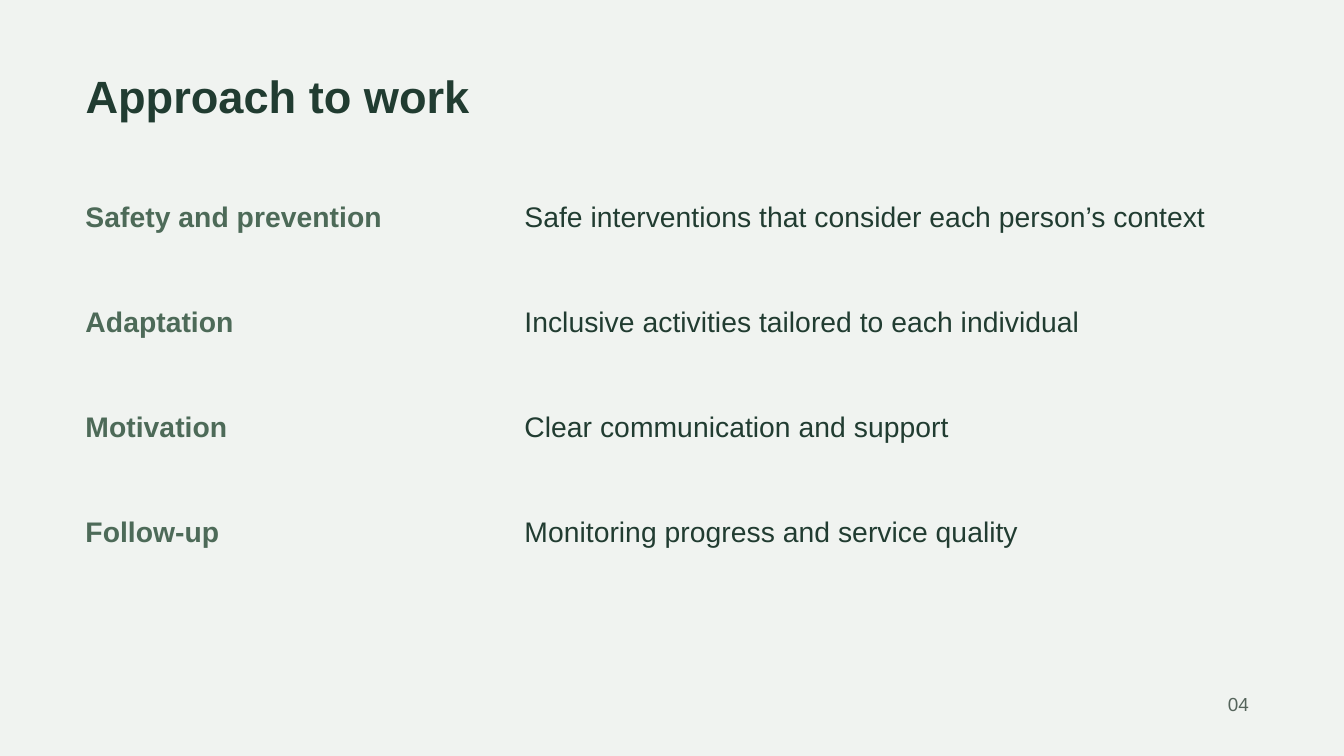
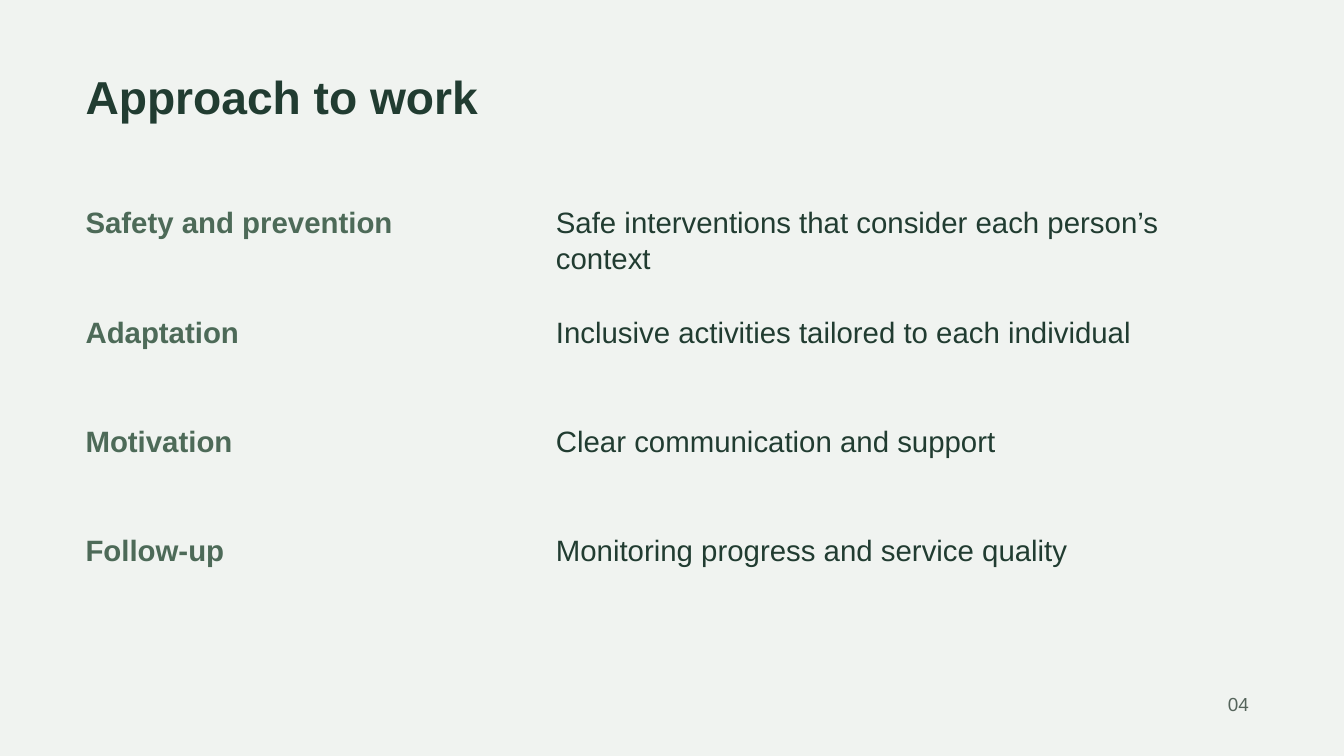
Before and after one commit to Raymonchu48/human-systems-performance, a slide deck: slide 4 of en/assets/Perfil_Deportivo_Ramon_Curbalan_Vega.pptx. Drawn at 1344x756 pixels with LibreOffice and Linux fonts; fonts in the diff are those of the drawing. Boxes give left, top, right and bottom in pixels: in the first picture for what was removed or moved away, otherwise in the second. Text is boxed around its words. In the diff, an @@ line names an element or a change of style, - is before the commit and + after.

Commit message:
Restore original Spanish document and deck designs in the English edition
Preserve original artwork, page geometry, colours and typography; translate text in place. Restore contact artwork and FARMAGEND branding, and refresh document viewer URLs.

```diff
--- a/en/assets/Perfil_Deportivo_Ramon_Curbalan_Vega.pptx
+++ b/en/assets/Perfil_Deportivo_Ramon_Curbalan_Vega.pptx
@@ text "Approach to work" at (86, 80, 478, 123): size 32.2 to 33 pt @@
@@ text "Safe interventions that consider each ...": place and size @@
-text "Safe interventions that consider each ..." at (524, 206, 1204, 233)
+text "Safe interventions that consider each ..." at (556, 211, 1158, 270)
@@ text "Adaptation": place and size @@
-text "Adaptation" at (85, 311, 233, 338)
+text "Adaptation" at (86, 321, 239, 348)
@@ text "Inclusive activities tailored to each ...": place and size @@
-text "Inclusive activities tailored to each ..." at (524, 311, 1079, 333)
+text "Inclusive activities tailored to each ..." at (556, 321, 1131, 344)
@@ text "Motivation": place and size @@
-text "Motivation" at (85, 416, 227, 438)
+text "Motivation" at (86, 430, 233, 453)
@@ text "Clear communication and support": place and size @@
-text "Clear communication and support" at (524, 416, 949, 443)
+text "Clear communication and support" at (556, 430, 995, 458)
@@ text "Follow-up": place and size @@
-text "Follow-up" at (85, 521, 219, 548)
+text "Follow-up" at (86, 539, 225, 567)
@@ size 20.2 to 21 pt in 8 elements at (86, 211, 392, 239), (86, 321, 239, 348), (556, 211, 1158, 270), (86, 430, 233, 453), (556, 321, 1131, 344), (86, 539, 225, 567), (556, 430, 995, 458), (556, 539, 1067, 567) @@
@@ text "Monitoring progress and service quality": place and size @@
-text "Monitoring progress and service quality" at (524, 521, 1018, 548)
+text "Monitoring progress and service quality" at (556, 539, 1067, 567)
```
Also in this commit, not shown: 5 other slides changed, 32 other files.
